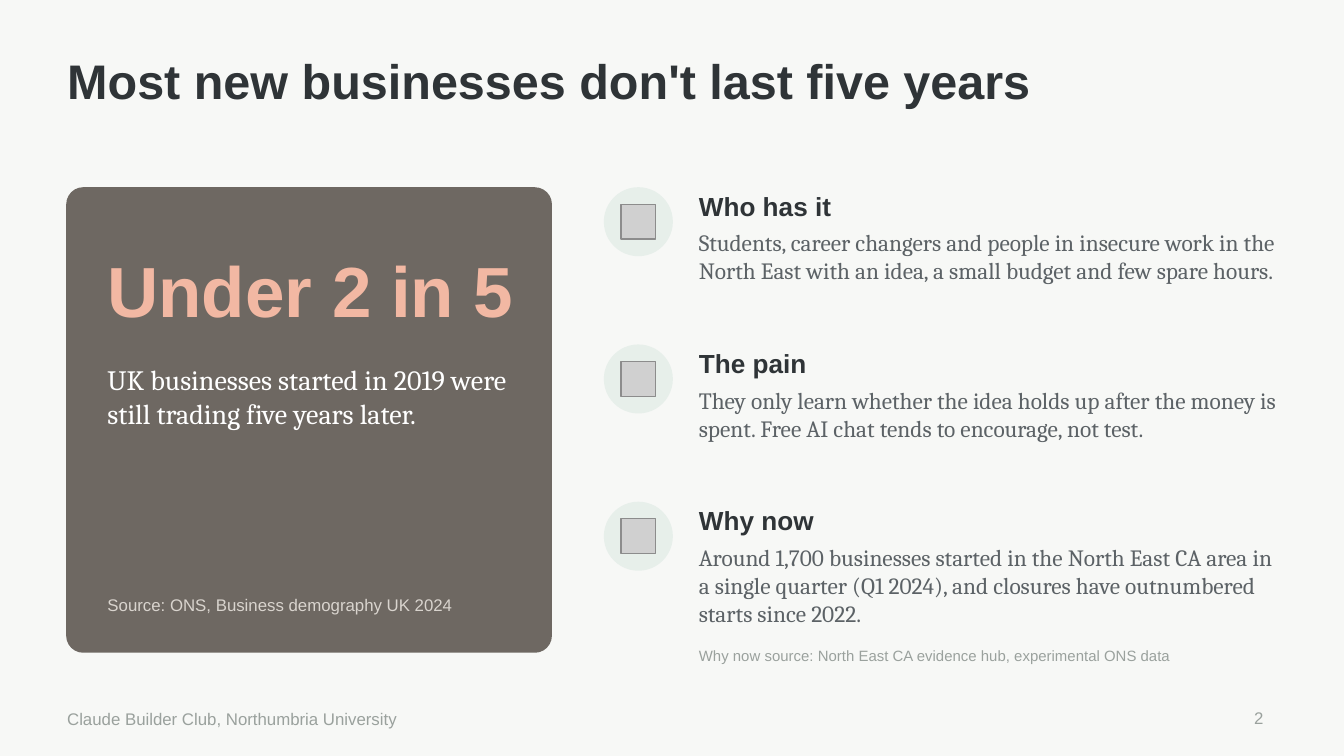
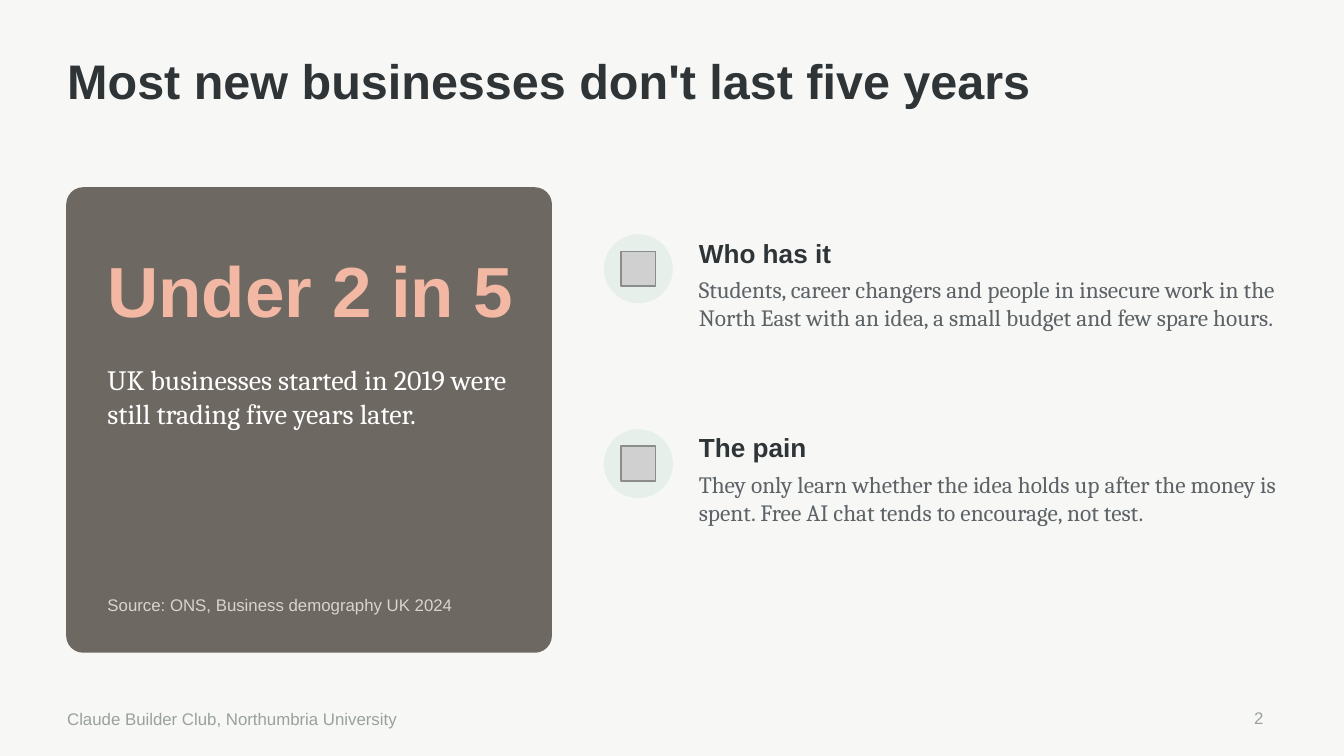
Before and after one commit to Zgodders207/CBC-AutumnHackathon, a slide deck: slide 2 of groundworking-pitch.pptx. Drawn at 1344x756 pixels with LibreOffice and Linux fonts; fonts in the diff are those of the drawing; grey boxes stand for pictures. Boxes give left, top, right and bottom in pixels: in the first picture for what was removed or moved away, otherwise in the second. Text is boxed around its words. In the diff, an @@ line names an element or a change of style, - is before the commit and + after.

```diff
--- a/groundworking-pitch.pptx
+++ b/groundworking-pitch.pptx
@@ ellipse: place and size @@
-ellipse at [605, 188, 672, 255]
+ellipse at [605, 235, 672, 302]
@@ text "Who has it": place and size @@
-text "Who has it" at [699, 197, 831, 217]
+text "Who has it" at [699, 244, 831, 264]
@@ picture: place and size @@
-picture at [621, 204, 656, 239]
+picture at [621, 251, 656, 286]
@@ text "Students, career changers and people ...": place and size @@
-text "Students, career changers and people ..." at [699, 235, 1275, 284]
+text "Students, career changers and people ..." at [699, 282, 1275, 331]
@@ 2 texts, 1 picture, 1 ellipse: place and size @@
-2 texts, 1 picture, 1 ellipse at [605, 345, 1276, 442]
+2 texts, 1 picture, 1 ellipse at [605, 430, 1276, 526]
@@ ellipse removed at [605, 503, 672, 570] @@
@@ picture removed at [621, 519, 656, 554] @@
@@ text removed at [699, 511, 813, 536] @@
-Why now
@@ text removed at [699, 550, 1272, 622] @@
-Around 1,700 businesses started in the North East CA area in a single quarter (Q1 2024), and closures have outnumbered starts since 2022.
@@ text removed at [699, 650, 1170, 664] @@
-Why now source: North East CA evidence hub, experimental ONS data
```
Also in this commit, not shown: 4 other slides changed, 2 slides added, 1 slide removed.
